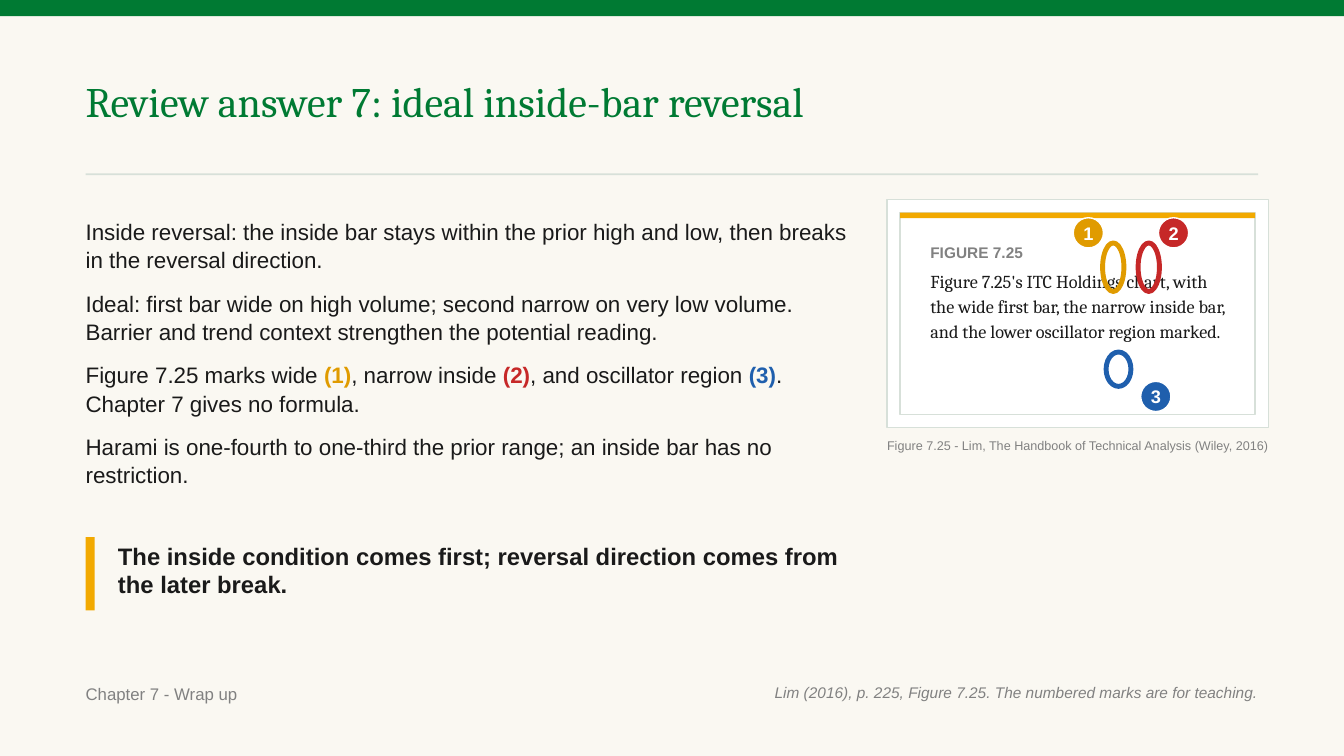
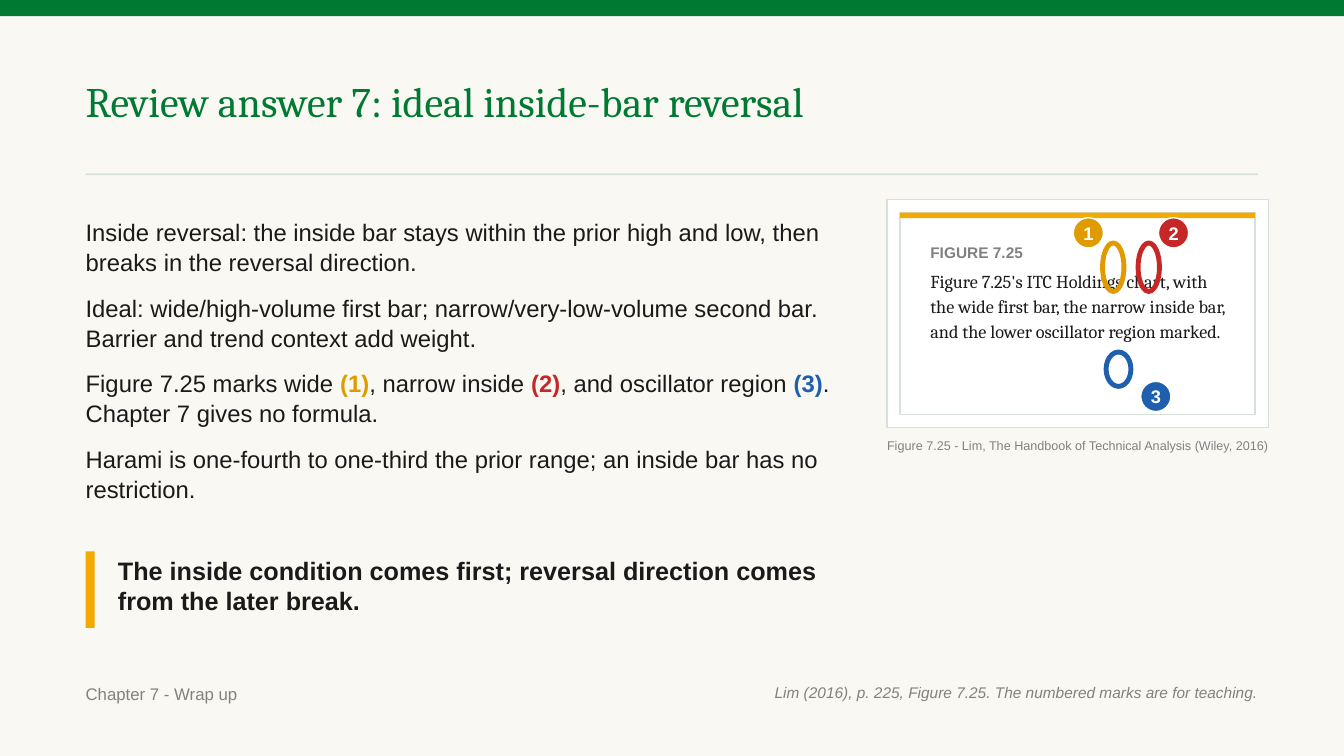
Before and after one commit to benjiesotelo-sudo/Telos_FIN1209, a slide deck: slide 34 of chapter-07/FIN1209-Chapter-07.pptx. Drawn at 1344x756 pixels with LibreOffice and Linux fonts; fonts in the diff are those of the drawing. Boxes give left, top, right and bottom in pixels: in the first picture for what was removed or moved away, otherwise in the second. Text is boxed around its words. In the diff, an @@ line names an element or a change of style, - is before the commit and + after.

Commit message:
Resolve fourth-read Chapter 7 findings

```diff
--- a/chapter-07/FIN1209-Chapter-07.pptx
+++ b/chapter-07/FIN1209-Chapter-07.pptx
@@ text at (86,223,830,499): size 16 to 17 pt in "Inside reversal: the inside bar stays within ...", "Figure 7.25 marks wide (1), narrow inside ...", "Harami is one-fourth to one-third the prior ..." @@
@@ text at (86,299,818,352): text changed; size 16 to 17 pt @@
-Ideal: first bar wide on high volume; second narrow on very low volume. Barrier and trend context strengthen the potential reading.
+Ideal: wide/high-volume first bar; narrow/very-low-volume second bar. Barrier and trend context add weight.
@@ rectangle: place and size @@
-rectangle at (86,537,95,611)
+rectangle at (86,552,95,628)
@@ text "The inside condition comes first; ...": place and size @@
-text "The inside condition comes first; ..." at (118,547,838,594)
+text "The inside condition comes first; ..." at (118,561,816,611)
@@ text "The inside condition comes first; ..." at (118,561,816,611): size 17 to 18 pt @@
```
Also in this commit, not shown: 4 other slides changed, 1 other file.
